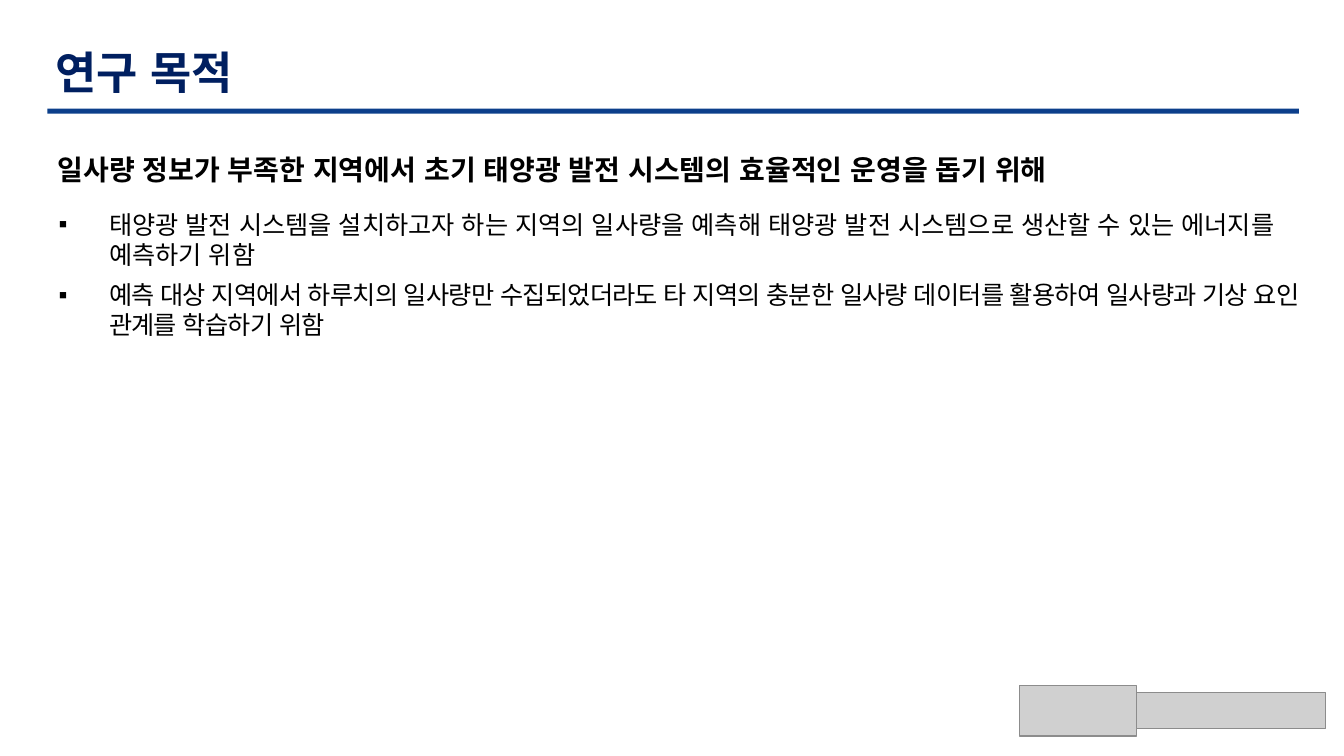
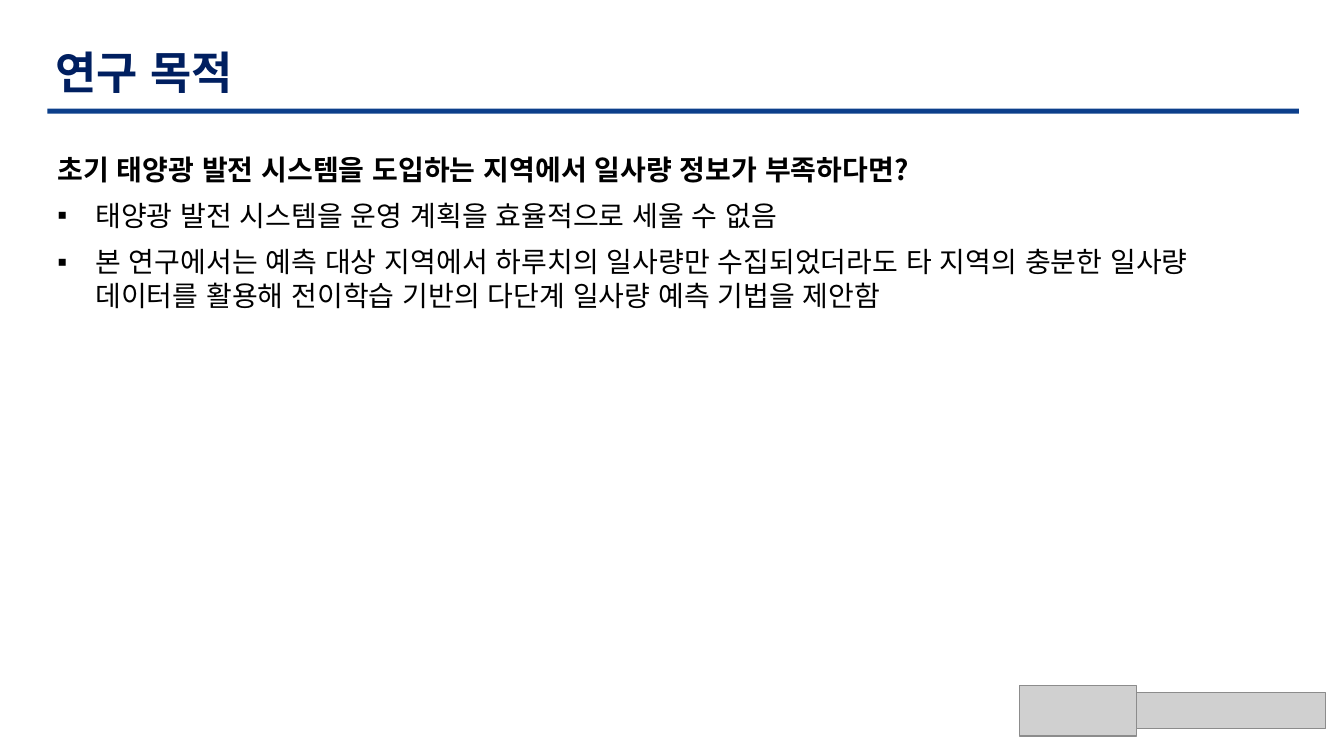
Before and after one commit to TaegyuHan/Solar_radiation_prediction_model, a slide deck: slide 7 of KICS_PT/[KICS] 모델 poster.pptx (slide 6 before the commit). Drawn at 1344x756 pixels with LibreOffice and Linux fonts; fonts in the diff are those of the drawing; grey boxes stand for pictures. Boxes give left, top, right and bottom in pixels: in the first picture for what was removed or moved away, otherwise in the second. Text is boxed around its words. In the diff, an @@ line names an element or a change of style, - is before the commit and + after.

```diff
--- a/KICS_PT/[KICS] 모델 poster.pptx
+++ b/KICS_PT/[KICS] 모델 poster.pptx
@@ text at [57,156,1187,309]: text changed; size 18 to 20 pt; font Calibri to Noto Sans CJK KR @@
-▪ 태양광 발전 시스템을 설치하고자 하는 지역의 일사량을 예측해 태양광 발전 시스템으로 생산할 수 있는 에너지를 예측하기 위함
-▪ 예측 대상 지역에서 하루치의 일사량만 수집되었더라도 타 지역의 충분한 일사량 데이터를 활용하여 일사량과 기상 요인 관계를 학습하기 위함
+초기 태양광 발전 시스템을 도입하는 지역에서 일사량 정보가 부족하다면?
+▪ 태양광 발전 시스템을 운영 계획을 효율적으로 세울 수 없음
+▪ 본 연구에서는 예측 대상 지역에서 하루치의 일사량만 수집되었더라도 타 지역의 충분한 일사량 데이터를 활용해 전이학습 기반의 다단계 일사량 예측 기법을 제안함
@@ text removed at [58,156,1047,183] @@
-일사량 정보가 부족한 지역에서 초기 태양광 발전 시스템의 효율적인 운영을 돕기 위해
```
Also in this commit, not shown: 8 other slides changed, 2 slides added, 1 slide removed.
